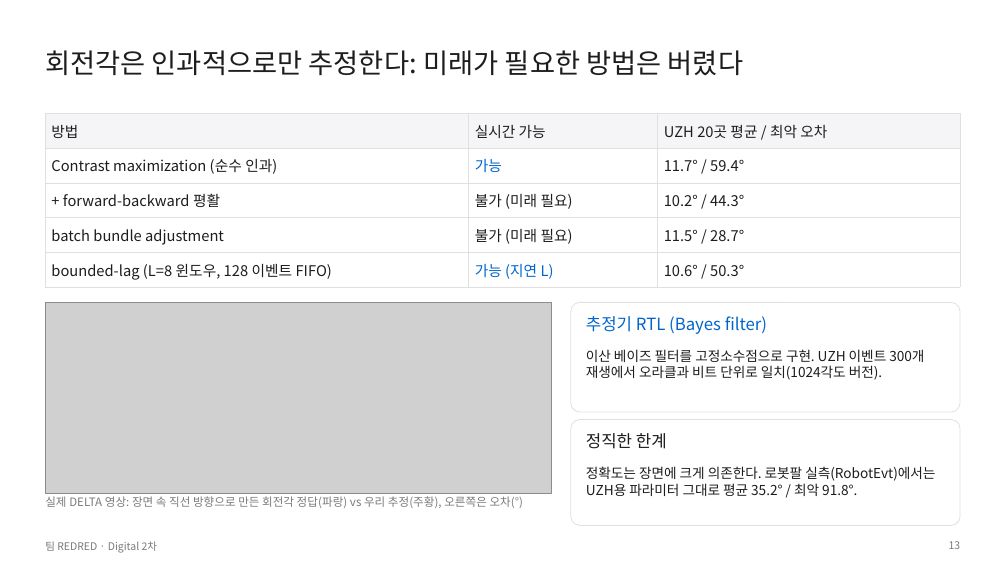
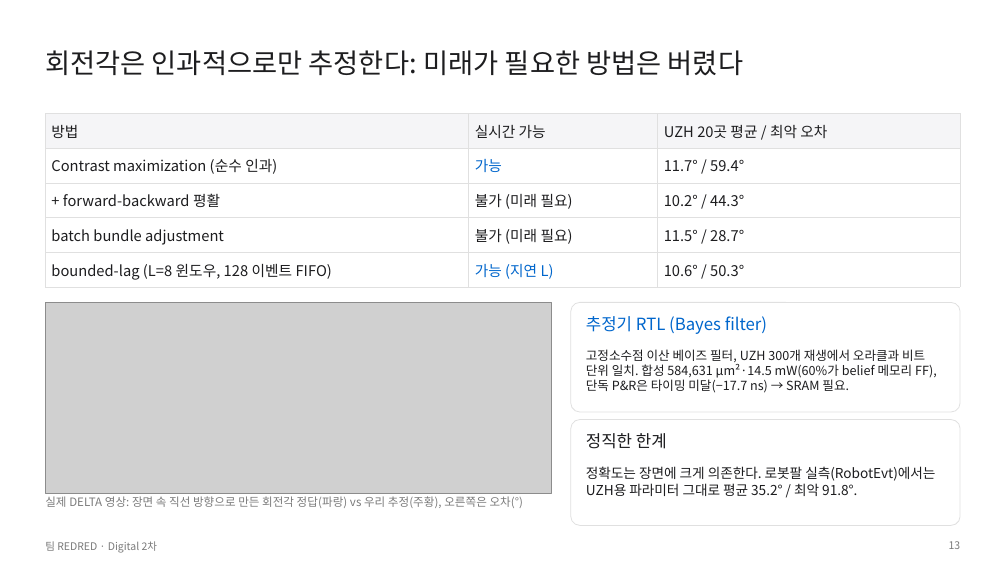
Before and after one commit to GangHeeJo/AI-SEMI, a slide deck: slide 13 of submission/REDRED_2차_발표자료.pptx. Drawn at 1008x567 pixels with LibreOffice and Linux fonts; fonts in the diff are those of the drawing; grey boxes stand for pictures. Boxes give left, top, right and bottom in pixels: in the first picture for what was removed or moved away, otherwise in the second. Text is boxed around its words. In the diff, an @@ line names an element or a change of style, - is before the commit and + after.

```diff
--- a/submission/REDRED_2차_발표자료.pptx
+++ b/submission/REDRED_2차_발표자료.pptx
@@ text at bbox=[586, 349, 937, 393]: text changed; size 13 to 12 pt @@
-이산 베이즈 필터를 고정소수점으로 구현. UZH 이벤트 300개 재생에서 오라클과 비트 단위로 일치(1024각도 버전).
+고정소수점 이산 베이즈 필터, UZH 300개 재생에서 오라클과 비트 단위 일치. 합성 584,631 µm²·14.5 mW(60%가 belief 메모리 FF), 단독 P&R은 타이밍 미달(−17.7 ns) → SRAM 필요.
```
Also in this commit, not shown: 4 other slides changed, 2 other files.
